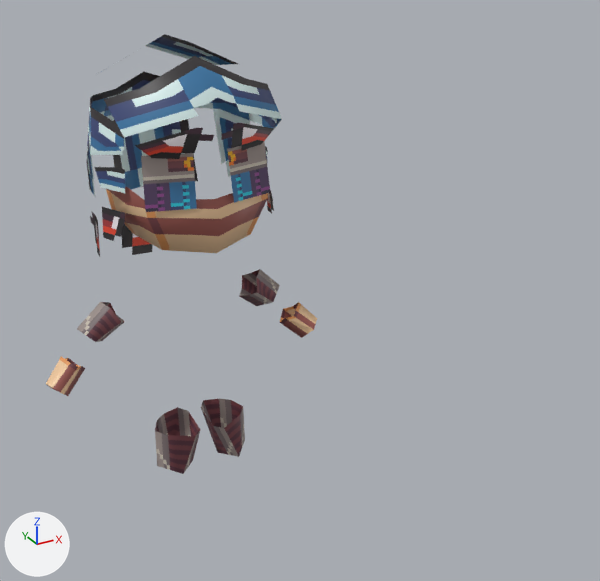
The Blender file files/blend/npcs.blend as it was, and as the next commit left it.
Rendered twice from a 50 mm camera at (-0.542, -1.42, 1.23) aimed at (0.167, -0.131, 0.585). The lights are fixed; the arrows at lower left show +X, +Y and +Z. The first picture is the older version.

Objects in the first picture: 'Warrior'.
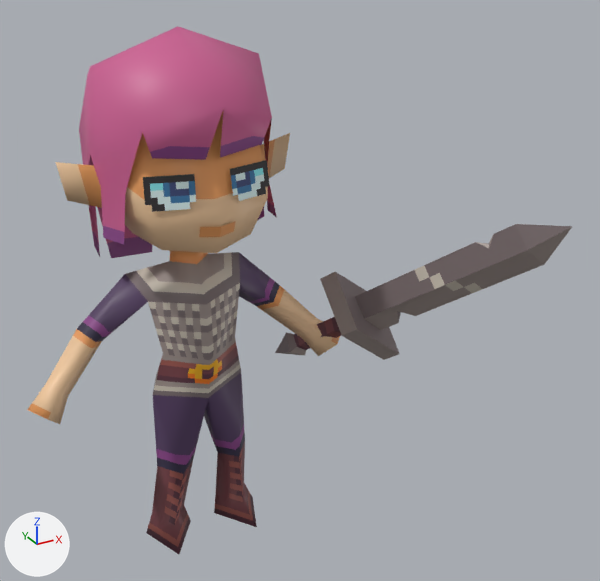
Pixel boxes [x1, y1, x2, y2] of what changed, in the pictures (600 x 581 px; the box of a moved part takes in the faces that stretch with it):
```json
{"object": "Warrior", "change": "reshaped", "before": [46, 34, 317, 474], "after": [27, 27, 340, 554]}
{"object": "Sword", "change": "added", "after": [275, 224, 573, 360]}
{"part": 1, "of": "me_cube_002", "change": "moved or reshaped", "before": [86, 34, 282, 257], "after": [79, 27, 272, 258]}
{"part": 2, "of": "me_cube_002", "change": "added", "after": [199, 221, 236, 237]}
{"part": 3, "of": "me_cube_002", "change": "surface changed", "before": [46, 34, 317, 474], "after": [27, 27, 340, 554]}
```

Edits to the scene script, one JSON object a line:
```json
{"block": "me_cube_002", "where": "# used by ob_warrior; location = (0.0, 0.0, 0.0)"}
{"block": "me_cube_002", "where": "# verts and faces of me_cube_002; kept vertices keep their numbers, new ones are numbered from 95"}
{"block": "me_cube_002", "where": "# before: 72 (0.111, 0.143, 0.977), 73 (0.145, -0.104, 0.913) at pixel (282, 119), 76 (0.131, 0.172, 0.872) at pixel (213, 114), 78 (0.158, 0.011, 0.994), 80 (0.136, -0.065, 0.875) at pixel (267, 136)"}
{"block": "me_cube_002", "where": "# before: 83 (0.136, 0.144, 0.74), 87 (0.0, 0.194, 0.739)"}
{"op": "remove", "block": "me_cube_002", "code": "me_cube_002.from_pydata(...)  # 95 vertices, 75 faces; spans x 0.0..0.344, y -0.179..0.238, z 0.0..1.069"}
{"op": "add", "block": "me_cube_002", "code": "me_cube_002.from_pydata(...)  # 99 vertices, 76 faces; spans x 0.0..0.344, y -0.179..0.238, z 0.0..1.069"}
{"block": "me_cube_002", "change": "me_cube_002 part 1"}
{"op": "add", "block": "me_cube_002", "code": "verts[72] = (0.127, 0.153, 0.977)  # moved"}
{"op": "add", "block": "me_cube_002", "code": "verts[73] = (0.118, -0.118, 0.922)  # moved, pixel (271, 117)"}
{"op": "add", "block": "me_cube_002", "code": "verts[76] = (0.149, 0.172, 0.872)  # moved"}
{"op": "add", "block": "me_cube_002", "code": "verts[78] = (0.158, 0.011, 1.012)  # moved, pixel (258, 53)"}
{"op": "add", "block": "me_cube_002", "code": "verts[80] = (0.125, -0.094, 0.88)  # moved, pixel (269, 137)"}
{"op": "add", "block": "me_cube_002", "code": "verts[83] = (0.137, 0.152, 0.74)  # moved"}
{"op": "add", "block": "me_cube_002", "code": "verts[87] = (0.0, 0.205, 0.739)  # moved"}
{"block": "me_cube_002", "change": "me_cube_002 part 2"}
{"op": "add", "block": "me_cube_002", "code": "verts[95] = (0.0, -0.143, 0.728)  # pixel (220, 237)"}
{"op": "add", "block": "me_cube_002", "code": "verts[96] = (0.033, -0.129, 0.728)  # pixel (233, 231)"}
{"op": "add", "block": "me_cube_002", "code": "verts[97] = (0.0, -0.152, 0.75)  # pixel (221, 226)"}
{"op": "add", "block": "me_cube_002", "code": "verts[98] = (0.034, -0.137, 0.75)  # pixel (235, 220)"}
{"op": "add", "block": "me_cube_002", "code": "faces += [(95, 96, 98, 97)]"}
{"block": "me_cube_002", "change": "me_cube_002 part 3: 75 kept faces spanning x 0.0..0.344, y -0.179..0.238, z 0.0..1.069 get new texture (UV) coordinates"}
{"op": "add", "block": "me_plane", "code": ["me_plane = bpy.data.meshes.new('Plane')", "me_plane.from_pydata(...)  # 42 vertices, 26 faces; spans x -0.115..0.115, y -0.057..0.0, z 0.01..0.806", "me_plane.materials.append(mat_template)"]}
{"op": "add", "block": "ob_sword", "code": ["ob_sword = bpy.data.objects.new('Sword', me_plane)", "ob_sword.location = (0.242, 0.141, 0.301)", "ob_sword.rotation_euler = (0.393, 0.909, -0.659)  # degrees (23, 52, -38)", "_m = ob_sword.modifiers.new('Mirror', 'MIRROR')", "_m.use_axis = (False, True, False)", "_m.use_clip = True"]}
```
